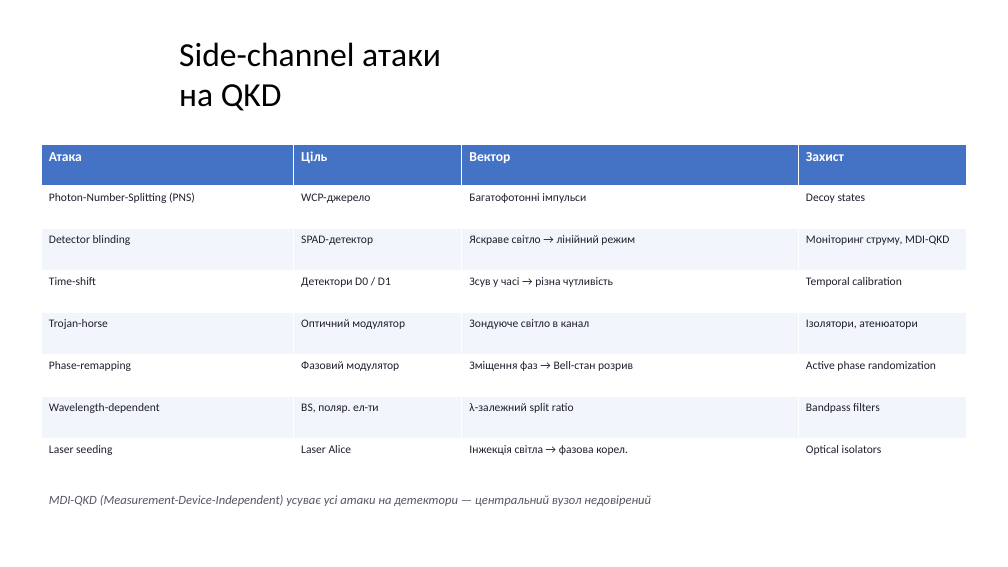
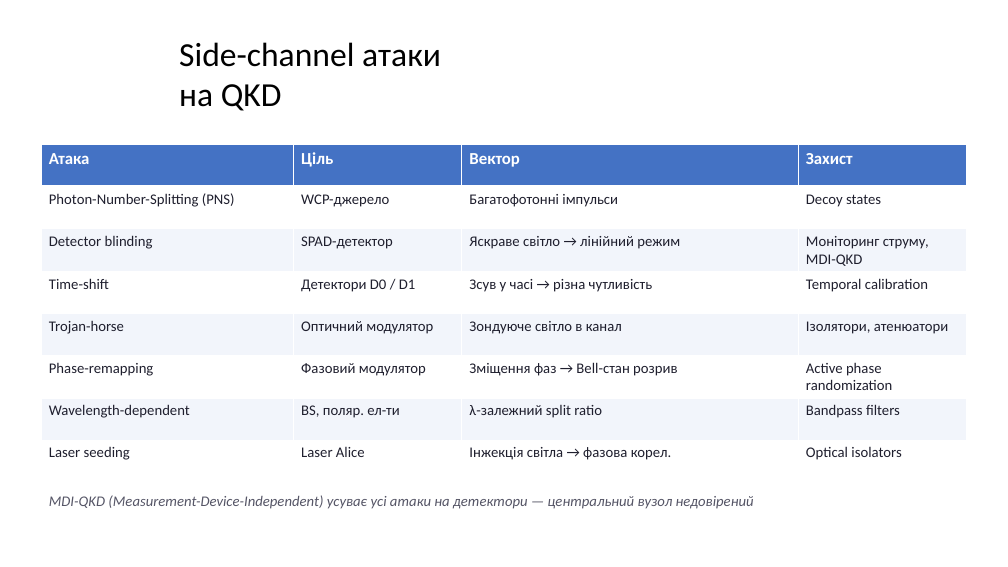
Before and after one commit to Andriykooo/ifntung-studies, a slide deck: slide 14 of Year 1/Постквантова криптографія/UA/2026/PPT/Презентація_4.pptx. Drawn at 1008x567 pixels with LibreOffice and Linux fonts; fonts in the diff are those of the drawing. Boxes give left, top, right and bottom in pixels: in the first picture for what was removed or moved away, otherwise in the second. Text is boxed around its words. In the diff, an @@ line names an element or a change of style, - is before the commit and + after.

Commit message:
feat(post-quantum-cryptography): update formatting for 4th lab

```diff
--- a/Year 1/Постквантова криптографія/UA/2026/PPT/Презентація_4.pptx
+++ b/Year 1/Постквантова криптографія/UA/2026/PPT/Презентація_4.pptx
@@ table at [42, 144, 968, 482] @@
@@ size 13 to 16 pt in "Атака", "Ціль", "Вектор", "Захист" @@
@@ size 11 to 14 pt @@
@@ text "MDI-QKD (Measurement-Device-Independent) усуває усі атаки ..." at [49, 495, 754, 509]: size 12 to 14 pt @@
```
Also in this commit, not shown: 7 other slides changed.
